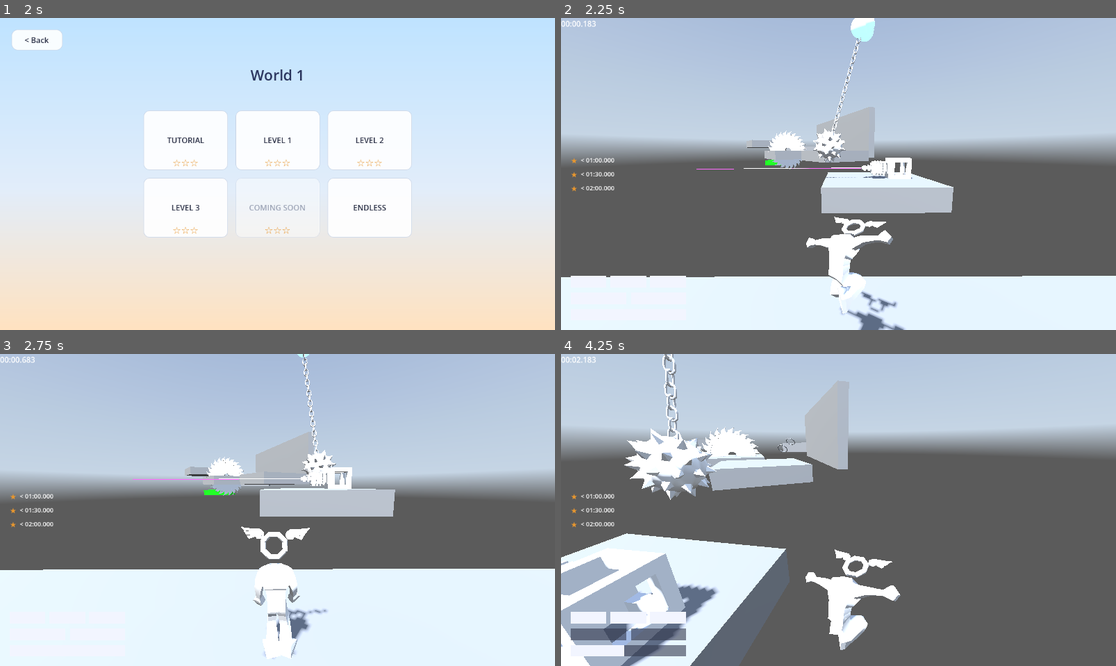
Above: before the commit, frames 1-4 (two rows, left to right).
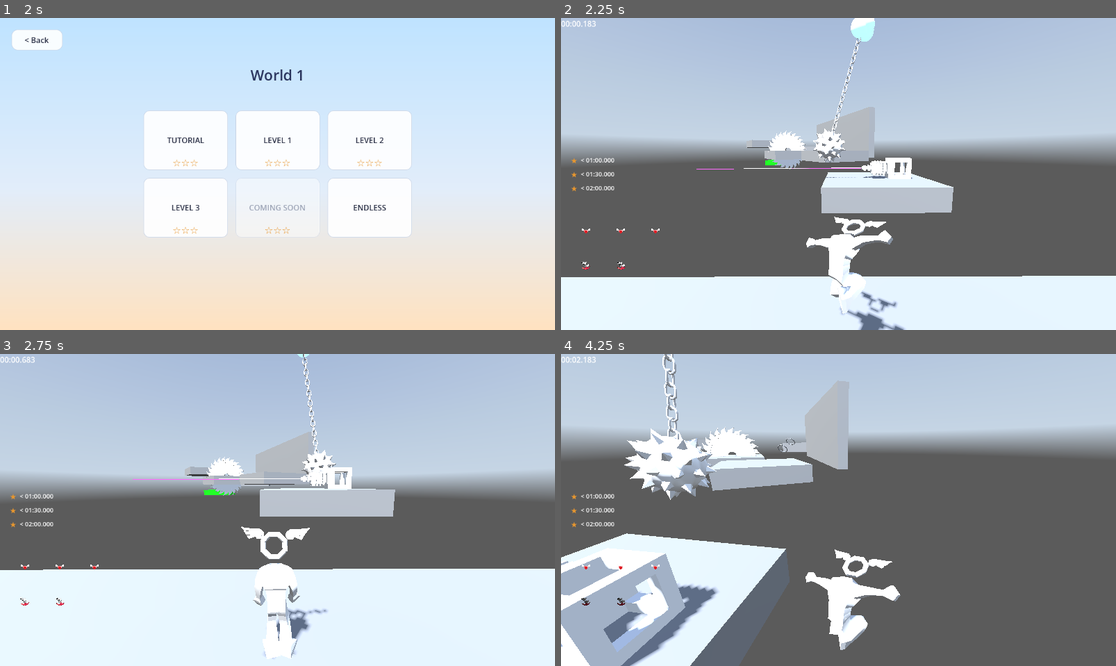
Above: after the commit, the same moments.

Repository: jpvds1/DDJD
Game: Godot game, scene res://scenes/game_controller.tscn
The game is run twice, just before and just after one commit, with the same random seed, the same clock (stepped at 60 frames per second) and the same inputs. A sky picture missing from this copy of the repository is replaced by a grey-blue gradient. Sound files missing from this copy of the repository are replaced by a short silence.
Inputs (mouse positions are in pixels of both pictures, inside the frame that each line leads up to):
- Up to frame 1 (2 s): click "Continue as Guest" at 0.5 s; click "Play" at 1.25 s
- Up to frame 2 (2.25 s): click "LEVEL 1" at 2 s
- Up to frame 3 (2.75 s): no input
- Up to frame 4 (4.25 s): tap Enter at 2.75 s; move the mouse to (866, 510) at 2.77 s; hold W (move_forwards) from 2.78 s (still down); tap Q (dash) at 2.85, 3.8 s; tap Space (jump) at 3.02, 3.05, 3.32, 3.6, 3.77, 4.07 s; move the mouse to (810, 510) at 3.52 s

Frame 1 is identical in both runs. In frame 2, 0.2% of the frame differs, in the area x 1-23%, y 67-84%; in frame 3, less than 0.1%; in frame 4, 2.1%, in the area x 1-23%, y 67-97%.

Commit message:
feat: icons [WIP]

Diff:
--- a/platformer-game/scenes/ui/main_UI.tscn
+++ b/platformer-game/scenes/ui/main_UI.tscn
@@ -35,14 +35,13 @@
 [node name="LivesContainer" type="HBoxContainer" parent="HUD/RootMargin/MainVBox" unique_id=760054353]
 layout_mode = 2
 theme_override_constants/separation = 8
-alignment = 2
 
 [node name="JumpsContainer" type="HBoxContainer" parent="HUD/RootMargin/MainVBox" unique_id=1496545924]
 layout_mode = 2
 theme_override_constants/separation = 10
 
 [node name="DashRow" type="Control" parent="HUD/RootMargin/MainVBox" unique_id=1522602988]
-custom_minimum_size = Vector2(240, 24)
+custom_minimum_size = Vector2(240, 64)
 layout_mode = 2
 
 [node name="DashBackground" type="ColorRect" parent="HUD/RootMargin/MainVBox/DashRow" unique_id=2104685644]
--- a/platformer-game/scripts/ui/main_UI.gd
+++ b/platformer-game/scripts/ui/main_UI.gd
@@ -2,6 +2,11 @@
 
 @export var player_path: NodePath
 @export var level_path: NodePath
+
+const _LIFE_TEX := preload("res://assets/icons/Artboard 1LIFE.png")
+const _LOSE_LIFE_TEX := preload("res://assets/icons/Artboard 1LOSE LIFE.png")
+const _JUMP_TEX := preload("res://assets/icons/Artboard 1JUMP.png")
+const _DASH_TEX := preload("res://assets/icons/Artboard 1DASH.png")
 
 # ---------------------------------------------------------
 # UI components
@@ -157,10 +162,10 @@
 # ---------------------------------------------------------
 
 func _on_lives_changed(current_lives: int, max_lives: int) -> void:
-	_rebuild_boxes(lives_container, current_lives, max_lives)
+	_rebuild_boxes(lives_container, current_lives, max_lives, _LIFE_TEX, _LOSE_LIFE_TEX)
 
 func _on_extra_jumps_changed(current_extra_jumps: int, max_extra_jumps: int) -> void:
-	_rebuild_boxes(jumps_container, current_extra_jumps, max_extra_jumps)
+	_rebuild_boxes(jumps_container, current_extra_jumps, max_extra_jumps, _JUMP_TEX, _JUMP_TEX)
 
 func _on_dash_count_changed(current: int, _max_count: int) -> void:
 	_dashes_available = current
@@ -307,26 +312,18 @@
 # Helpers
 # ---------------------------------------------------------
 
-func _rebuild_boxes(container: HBoxContainer, active_count: int, total_count: int) -> void:
+func _rebuild_boxes(container: HBoxContainer, active_count: int, total_count: int, active_tex: Texture2D, inactive_tex: Texture2D) -> void:
 	_clear_container(container)
-
 	for i in range(total_count):
 		var is_active := i < active_count
-		container.add_child(_make_box(is_active))
-
-func _make_box(is_active: bool) -> ColorRect:
-	var box := ColorRect.new()
-	box.custom_minimum_size = Vector2(24, 24)
-
-	box.size_flags_horizontal = Control.SIZE_EXPAND_FILL
-	box.size_flags_vertical = Control.SIZE_FILL
-
-	if is_active:
-		box.color = Palette.TEXT_ACTIVE
-	else:
-		box.color = Palette.BOX_EMPTY
-
-	return box
+		var tr := TextureRect.new()
+		tr.custom_minimum_size = Vector2(64, 64)
+		tr.texture = active_tex if is_active else inactive_tex
+		tr.expand_mode = TextureRect.EXPAND_IGNORE_SIZE
+		tr.stretch_mode = TextureRect.STRETCH_KEEP_ASPECT_CENTERED
+		if not is_active and inactive_tex == active_tex:
+			tr.modulate = Color(0.35, 0.35, 0.35, 1)
+		container.add_child(tr)
 
 func _clear_container(container: HBoxContainer) -> void:
 	for child in container.get_children():
@@ -352,37 +349,23 @@
 	dash_row.add_child(hbox)
 
 	for i in range(max_d):
-		var wrapper := Control.new()
-		wrapper.size_flags_horizontal = Control.SIZE_EXPAND_FILL
-		wrapper.size_flags_vertical = Control.SIZE_FILL
-
-		var bg := ColorRect.new()
-		bg.set_anchors_preset(Control.PRESET_FULL_RECT)
-		bg.color = Palette.BOX_EMPTY
-		wrapper.add_child(bg)
-
-		var fill := ColorRect.new()
-		fill.anchor_left = 0.0
-		fill.anchor_top = 0.0
-		fill.anchor_right = 1.0
-		fill.anchor_bottom = 1.0
-		fill.offset_left = 0.0
-		fill.offset_top = 0.0
-		fill.offset_right = 0.0
-		fill.offset_bottom = 0.0
-		fill.color = Palette.TEXT_ACTIVE
-		wrapper.add_child(fill)
-
-		hbox.add_child(wrapper)
-		_dash_icons.append({"fill": fill, "wrapper": wrapper})
+		var bar := TextureProgressBar.new()
+		bar.custom_minimum_size = Vector2(64, 64)
+		bar.size_flags_horizontal = Control.SIZE_EXPAND_FILL
+		bar.texture_under = _DASH_TEX
+		bar.texture_progress = _DASH_TEX
+		bar.tint_under = Color(0.35, 0.35, 0.35, 1)
+		bar.fill_mode = TextureProgressBar.FILL_LEFT_TO_RIGHT
+		bar.min_value = 0.0
+		bar.max_value = 100.0
+		bar.value = 100.0
+		hbox.add_child(bar)
+		_dash_icons.append(bar)
 
 func _set_icon_fill(index: int, ratio: float) -> void:
 	if index < 0 or index >= _dash_icons.size():
 		return
-	ratio = clamp(ratio, 0.0, 1.0)
-	var icon = _dash_icons[index]
-	icon["fill"].anchor_right = ratio
-	icon["fill"].offset_right = 0.0
+	_dash_icons[index].value = clamp(ratio, 0.0, 1.0) * 100.0
 
 # ---------------------------------------------------------
 # UI API
Binary file added: platformer-game/assets/icons/Artboard 1DASH.png
Not shown, added: platformer-game/assets/icons/Artboard 1DASH.png.import
Binary file added: platformer-game/assets/icons/Artboard 1JUMP.png
Not shown, added: platformer-game/assets/icons/Artboard 1JUMP.png.import
Binary file added: platformer-game/assets/icons/Artboard 1LIFE.png
Not shown, added: platformer-game/assets/icons/Artboard 1LIFE.png.import
Binary file added: platformer-game/assets/icons/Artboard 1LOSE LIFE.png
Not shown, added: platformer-game/assets/icons/Artboard 1LOSE LIFE.png.import
